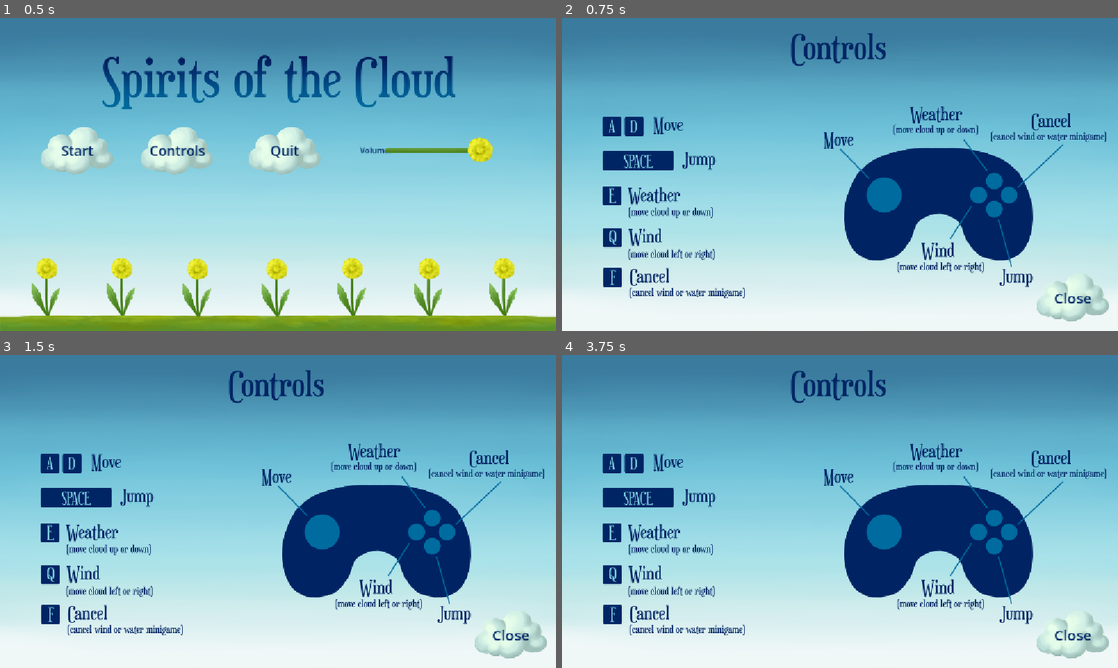
Above: before the commit, frames 1-4 (two rows, left to right).
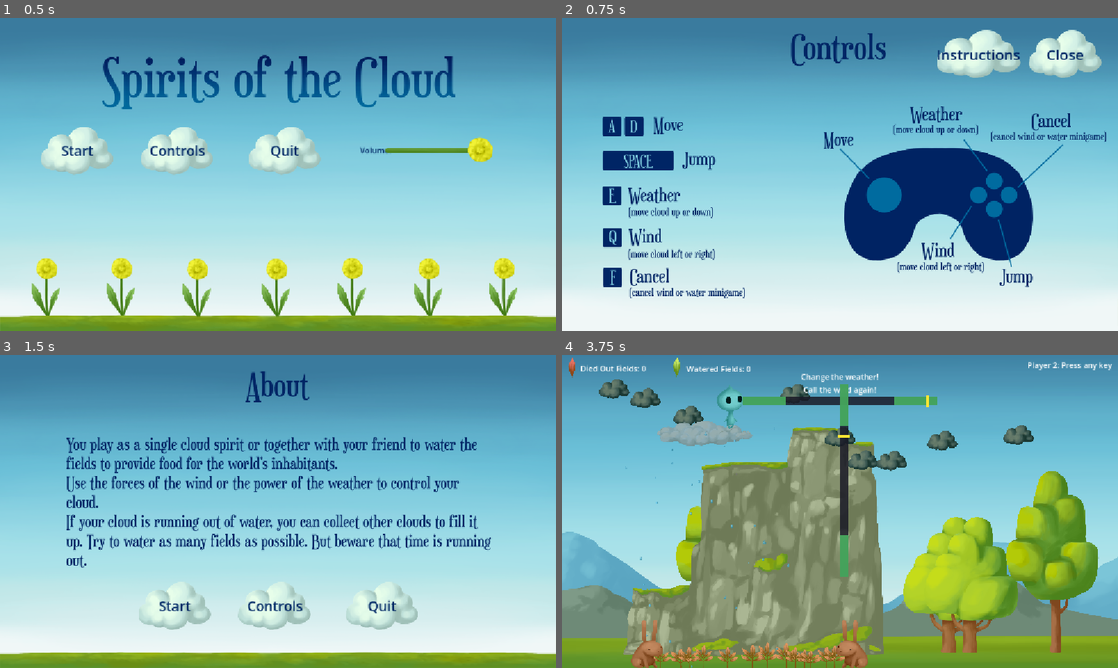
Above: after the commit, the same moments.

Repository: savenger/spirits-of-the-cloud
Game: Godot game, scene res://main.tscn
Same seed, same stepped clock (60 frames per second), same inputs: the game is played once before the commit and once after it.
Inputs (mouse positions are in pixels of both pictures, inside the frame that each line leads up to):
- Up to frame 1 (0.5 s): no input
- Up to frame 2 (0.75 s): click "Controls" at 0.5 s
- Up to frame 3 (1.5 s): click (417, 392) at 1.25 s, where only the run after the commit has a clickable "Instructions"
- Up to frame 4 (3.75 s): click (734, 605) at 2 s, where only the run after the commit has a clickable "Start"; tap Enter at 2.75, 3.5 s; hold Q (call_wind) 2.78-3.53 s; hold D (move_right) from 2.78 s (still down); tap Space (jump) at 3.02 s; tap E (influence_weather) at 3.6 s

Frame 1 is identical in both runs. In frame 2, 3.8% of the frame differs, in the area x 67-99%, y 3-98%; in frame 3, 26%; in frame 4, 63%, in the area x 0-100%, y 0-100%.

Commit message:
added about screen and missing sound

Diff:
--- a/Level/field.tscn
+++ b/Level/field.tscn
@@ -5,6 +5,7 @@
 [ext_resource type="Texture2D" uid="uid://cefjhwynw1n74" path="res://Assets/Drop.png" id="2_drop"]
 [ext_resource type="Material" uid="uid://b2vjtuow5u4t2" path="res://Level/watering_effect.tres" id="4_b76uc"]
 [ext_resource type="AudioStream" uid="uid://2tbuo14kbixs" path="res://Assets/watering_grass.mp3" id="5_ayld5"]
+[ext_resource type="AudioStream" uid="uid://b0whcsruh5dwp" path="res://Assets/maggie_fondor.mp3" id="6_at64g"]
 [ext_resource type="AudioStream" uid="uid://dmgwr0hne8703" path="res://Assets/plant_dryout.mp3" id="6_rofj0"]
 
 [sub_resource type="ShaderMaterial" id="ShaderMaterial_enusa"]
@@ -34,6 +35,8 @@
 bus = &"Sound"
 
 [node name="AudioStreamPlayer2DFullyWatered" type="AudioStreamPlayer2D" parent="." unique_id=1888422163]
+stream = ExtResource("6_at64g")
+volume_db = 7.298
 max_distance = 8000.0
 bus = &"Sound"
 
--- a/Level/level.tscn
+++ b/Level/level.tscn
@@ -11,7 +11,3 @@
 
 [node name="MarkerGround" type="Marker2D" parent="." unique_id=392133342]
 position = Vector2(0, 3240)
-
-[node name="Parallax2D" type="Parallax2D" parent="." unique_id=1880562852]
-
-[node name="Sprite2D" type="Sprite2D" parent="Parallax2D" unique_id=892261177]
--- a/Menu/mainmenu.gd
+++ b/Menu/mainmenu.gd
@@ -24,6 +24,7 @@
 	$ControlsContainer.visible = false
 	$GameOverContainer.visible = false
 	$PauseContainer.visible = false
+	$AboutContainer.visible = false
 
 func _on_btn_start_pressed() -> void:
 	get_tree().paused = false
@@ -66,3 +67,8 @@
 
 func _on_btn_start_over_pressed() -> void:
 	get_tree().reload_current_scene()
+
+
+func _on_btn_about_pressed() -> void:
+	hide_all_menus()
+	$AboutContainer.visible = true
--- a/Menu/mainmenu.tscn
+++ b/Menu/mainmenu.tscn
@@ -6,6 +6,7 @@
 [ext_resource type="Texture2D" uid="uid://bpimhdppjgx83" path="res://Assets/Volume bar.png" id="4_xtlvs"]
 [ext_resource type="Texture2D" uid="uid://cm7i7c12ty0tj" path="res://Assets/Controls screen.png" id="5_xtlvs"]
 [ext_resource type="Texture2D" uid="uid://clyayiyruy8pv" path="res://Assets/Game over.png" id="6_fq3u5"]
+[ext_resource type="Texture2D" uid="uid://bfggy617q63ym" path="res://Assets/About screen.png" id="7_k0j65"]
 
 [node name="Mainmenu" type="CanvasLayer" unique_id=810702038]
 process_mode = 3
@@ -95,13 +96,23 @@
 
 [node name="btnCloseControls" type="Button" parent="ControlsContainer" unique_id=1640422700]
 layout_mode = 0
-offset_left = 984.0
-offset_top = 529.0
-offset_right = 1134.0
-offset_bottom = 629.0
+offset_left = 968.0
+offset_top = 25.0
+offset_right = 1118.0
+offset_bottom = 125.0
 theme = ExtResource("3_m0p0e")
 theme_override_font_sizes/font_size = 30
 text = "Close"
+
+[node name="btnAbout" type="Button" parent="ControlsContainer" unique_id=811835861]
+layout_mode = 0
+offset_left = 776.0
+offset_top = 25.0
+offset_right = 926.0
+offset_bottom = 125.0
+theme = ExtResource("3_m0p0e")
+theme_override_font_sizes/font_size = 30
+text = "Instructions"
 
 [node name="GameOverContainer" type="Control" parent="." unique_id=1523250738]
 visible = false
@@ -206,13 +217,58 @@
 step = 0.1
 value = 1.0
 
+[node name="AboutContainer" type="Control" parent="." unique_id=69731601]
+visible = false
+layout_mode = 3
+anchors_preset = 0
+offset_right = 40.0
+offset_bottom = 40.0
+
+[node name="Sprite2D" type="Sprite2D" parent="AboutContainer" unique_id=13431247]
+texture = ExtResource("7_k0j65")
+centered = false
+
+[node name="btnStart" type="Button" parent="AboutContainer" unique_id=2109514464]
+layout_mode = 0
+offset_left = 287.0
+offset_top = 470.0
+offset_right = 437.0
+offset_bottom = 570.0
+theme = ExtResource("3_m0p0e")
+theme_override_font_sizes/font_size = 28
+text = "Start"
+
+[node name="btnControls" type="Button" parent="AboutContainer" unique_id=1847139017]
+layout_mode = 0
+offset_left = 494.0
+offset_top = 470.0
+offset_right = 644.0
+offset_bottom = 570.0
+theme = ExtResource("3_m0p0e")
+theme_override_font_sizes/font_size = 28
+text = "Controls"
+
+[node name="btnQuit" type="Button" parent="AboutContainer" unique_id=1720625956]
+layout_mode = 0
+offset_left = 717.0
+offset_top = 470.0
+offset_right = 867.0
+offset_bottom = 570.0
+theme = ExtResource("3_m0p0e")
+theme_override_font_sizes/font_size = 28
+text = "Quit"
+
 [connection signal="pressed" from="MenuContainer/btnStart" to="." method="_on_btn_start_pressed"]
 [connection signal="pressed" from="MenuContainer/btnControls" to="." method="_on_btn_controls_pressed"]
 [connection signal="pressed" from="MenuContainer/btnQuit" to="." method="_on_btn_quit_pressed"]
 [connection signal="value_changed" from="MenuContainer/Control/sliderVolume" to="." method="_on_slider_volume_value_changed"]
 [connection signal="pressed" from="ControlsContainer/btnCloseControls" to="." method="_on_btn_close_controls_pressed"]
+[connection signal="pressed" from="ControlsContainer/btnAbout" to="." method="_on_btn_about_pressed"]
 [connection signal="pressed" from="GameOverContainer/btnStart" to="." method="_on_btn_start_over_pressed"]
 [connection signal="pressed" from="GameOverContainer/btnQuit" to="." method="_on_btn_quit_pressed"]
 [connection signal="pressed" from="PauseContainer/btnContinue" to="." method="_on_btn_continue_pressed"]
 [connection signal="pressed" from="PauseContainer/btnQuit" to="." method="_on_btn_quit_pressed"]
 [connection signal="value_changed" from="PauseContainer/Control/sliderVolume" to="." method="_on_slider_volume_value_changed"]
+[connection signal="pressed" from="AboutContainer/btnStart" to="." method="_on_btn_start_pressed"]
+[connection signal="pressed" from="AboutContainer/btnControls" to="." method="_on_btn_controls_pressed"]
+[connection signal="pressed" from="AboutContainer/btnQuit" to="." method="_on_btn_quit_pressed"]
--- a/main.tscn
+++ b/main.tscn
@@ -10,6 +10,8 @@
 [ext_resource type="Texture2D" uid="uid://0tplbafpv6mc" path="res://Assets/Grass.png" id="7_272bh"]
 [ext_resource type="PackedScene" uid="uid://ccwp5tc8ru2t0" path="res://Menu/mainmenu.tscn" id="8_5vw27"]
 [ext_resource type="PackedScene" uid="uid://dy70fnpudmt3b" path="res://Player/cloud.tscn" id="9_cloud"]
+[ext_resource type="Texture2D" uid="uid://jsjd15jrvu6k" path="res://Assets/Paralax background_1.png" id="11_dg77c"]
+[ext_resource type="Texture2D" uid="uid://bj45kcu44p47r" path="res://Assets/Paralax background_2.png" id="12_ycdy4"]
 
 [node name="Main" type="Node2D" unique_id=327813465]
 script = ExtResource("1_main")
@@ -46,8 +48,31 @@
 object1 = NodePath("../Player1")
 object2 = NodePath("../Player2")
 
+[node name="Node2D" type="Node2D" parent="." unique_id=1055290383]
+z_index = -6
+scale = Vector2(2.2, 2.2)
+
+[node name="Parallax2DBlue" type="Parallax2D" parent="Node2D" unique_id=296996761]
+scroll_scale = Vector2(0.75, 0.75)
+repeat_size = Vector2(4096, 0)
+repeat_times = 3
+
+[node name="Sprite2D" type="Sprite2D" parent="Node2D/Parallax2DBlue" unique_id=1579359117]
+texture = ExtResource("12_ycdy4")
+centered = false
+
+[node name="Parallax2DGrey" type="Parallax2D" parent="Node2D" unique_id=985054236]
+scroll_scale = Vector2(0.8, 0.8)
+scroll_offset = Vector2(-3847.7273, 61.363636)
+repeat_size = Vector2(4096, 0)
+repeat_times = 3
+
+[node name="Sprite2D" type="Sprite2D" parent="Node2D/Parallax2DGrey" unique_id=282165254]
+texture = ExtResource("11_dg77c")
+centered = false
+
 [node name="Sky" type="Sprite2D" parent="." unique_id=440335715]
-z_index = -2
+z_index = -10
 position = Vector2(30915, 1460.0001)
 scale = Vector2(60.381, 3.4)
 texture = ExtResource("5_lquwl")
Binary file added: Assets/About screen.png
Not shown, added: Assets/About screen.png.import
Binary file added: Assets/Paralax background_1.png
Not shown, added: Assets/Paralax background_1.png.import
Binary file added: Assets/Paralax background_2.png
Not shown, added: Assets/Paralax background_2.png.import
Not shown, added: Assets/maggie_fondor.mp3.import
Not shown, added: Assets/maggie_fondor.mp3
